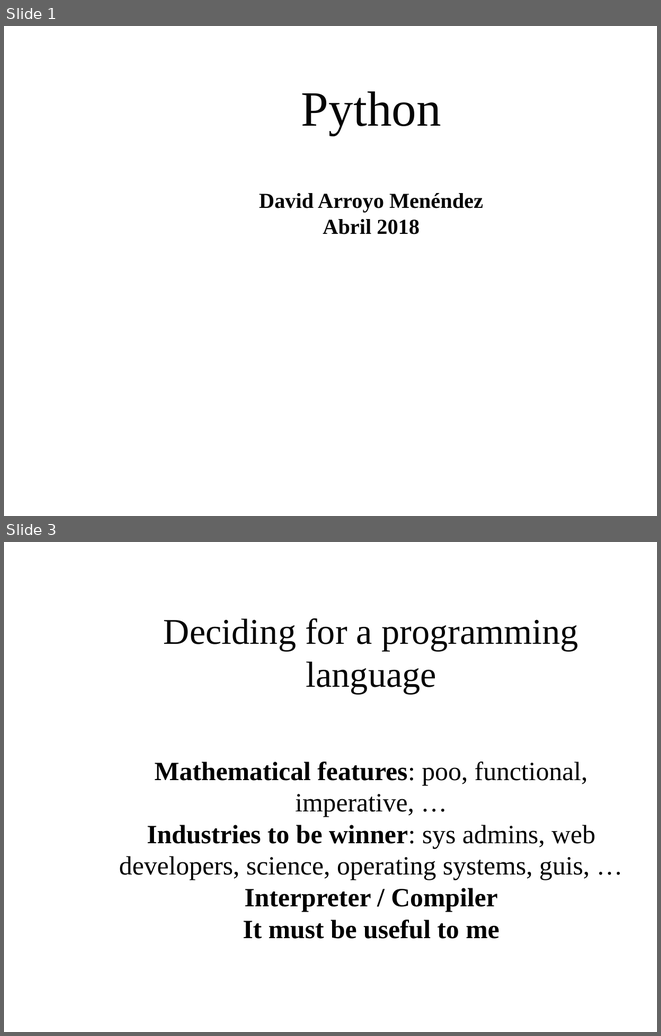
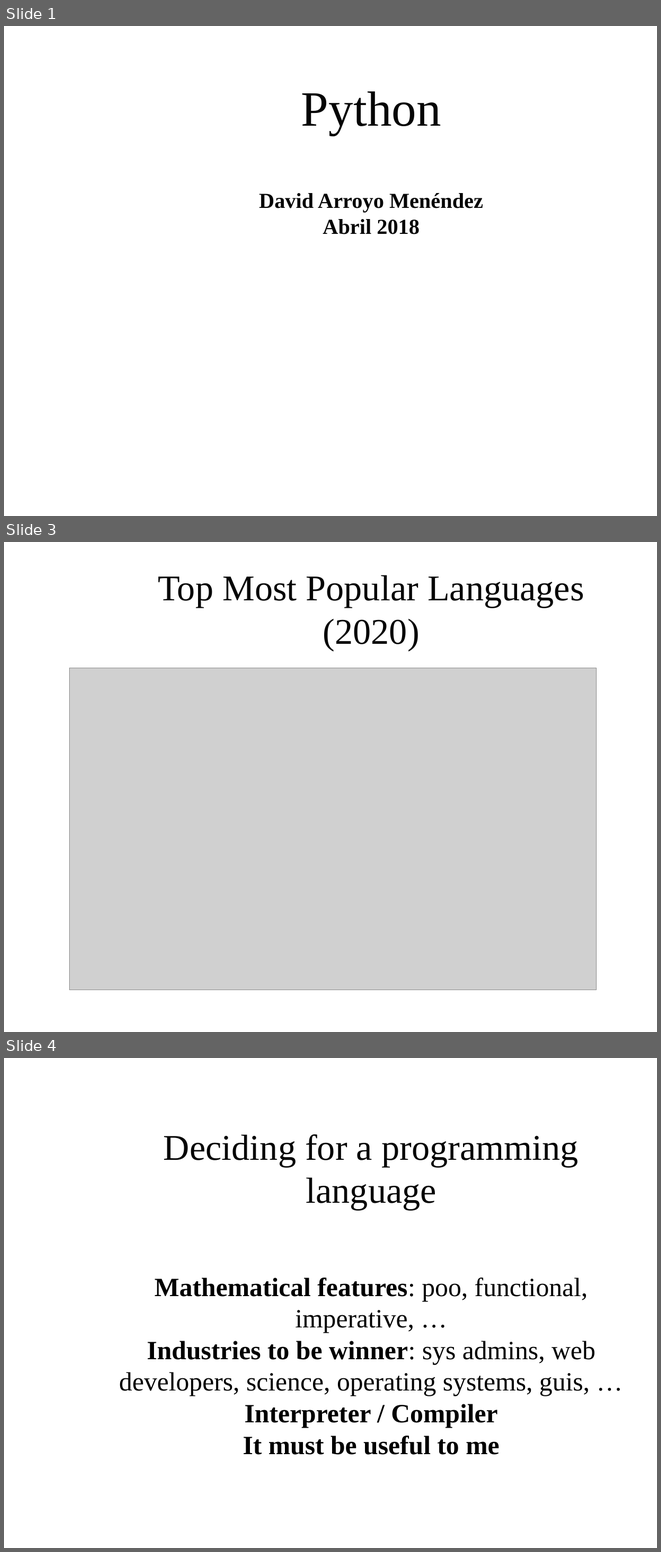
Before and after one commit to davidam/python-examples, a slide deck: slides/python-popular.odp. Shown one above the other, each under a label of ours: slides 1 and 3 before the commit, slides 1, 3 and 4 after it; the slides between them are not shown. The pictures are 661x1036 and 661x1552 pixels, drawn with LibreOffice and Linux fonts; fonts in the diff are those of the drawing; grey boxes stand for pictures; background and template pictures are left out. Boxes give left, top, right and bottom in pixels: in the first picture for what was removed or moved away, otherwise in the second. Text is boxed around its words. In the diff, an @@ line names an element or a change of style, - is before the commit and + after.

```diff
--- a/slides/python-popular.odp
+++ b/slides/python-popular.odp
@@ slide 3 added at [4,542,657,1032], background picture (left out) @@
@@ title added at [158,575,584,651], 44 pt, text #050505 @@
+Top Most Popular Languages (2020)
@@ picture added at [69,668,596,990] @@
@@ what was slide 3 is now slide 4 @@
```
Also in this commit, not shown: 1 slide changed, 2 other slides added, 1 other file.
